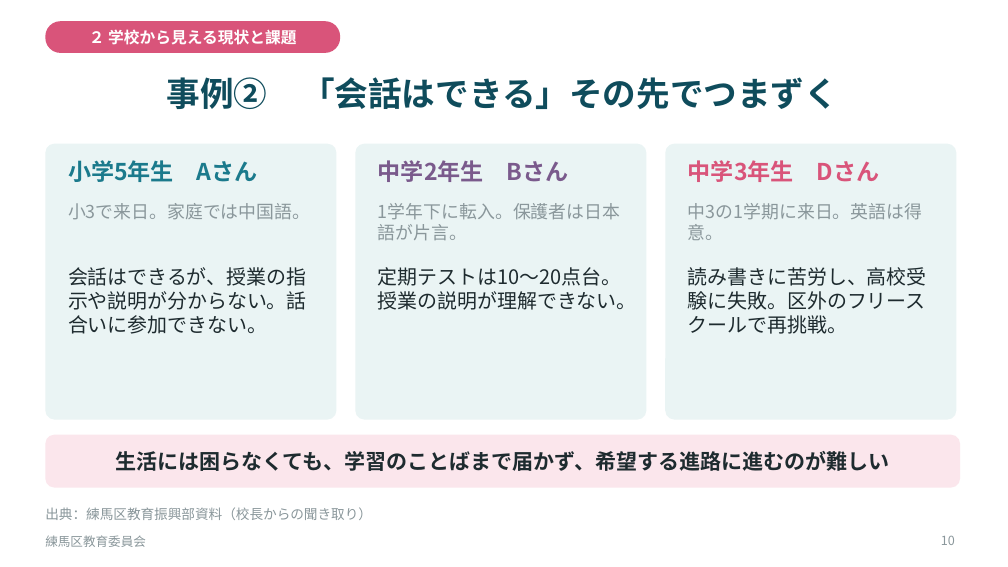
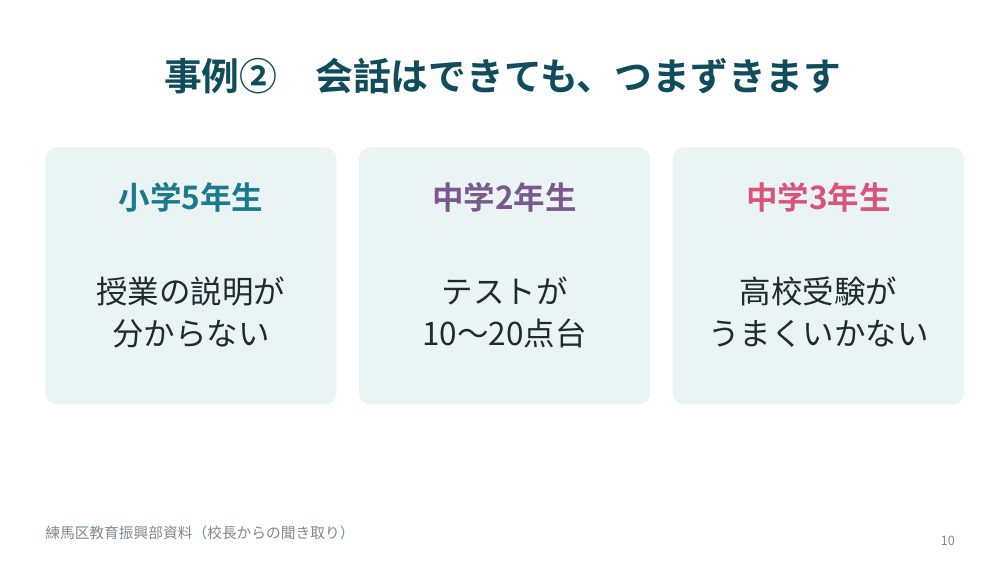
Before and after one commit to contynet730-star/con30, a slide deck: slide 10 of 民生児童委員研修/外国にルーツを持つ子どもたちと学校_R081125.pptx. Drawn at 1008x567 pixels with LibreOffice and Linux fonts; fonts in the diff are those of the drawing. Boxes give left, top, right and bottom in pixels: in the first picture for what was removed or moved away, otherwise in the second. Text is boxed around its words. In the diff, an @@ line names an element or a change of style, - is before the commit and + after.

```diff
--- a/民生児童委員研修/外国にルーツを持つ子どもたちと学校_R081125.pptx
+++ b/民生児童委員研修/外国にルーツを持つ子どもたちと学校_R081125.pptx
@@ rounded rectangle removed at [45, 21, 340, 53] @@
-２ 学校から見える現状と課題
@@ title at [164, 58, 841, 94]: text changed; size 32 to 36 pt @@
-事例② 「会話はできる」その先でつまずく
+事例② 会話はできても、つまずきます
@@ rounded rectangle: place and size @@
-rounded rectangle at [45, 144, 337, 420]
+rounded rectangle at [45, 147, 337, 405]
@@ rounded rectangle: place and size @@
-rounded rectangle at [355, 144, 647, 420]
+rounded rectangle at [359, 147, 650, 405]
@@ proportions changed in 3 elements at [45, 147, 337, 405], [359, 147, 650, 405], [673, 147, 964, 405] @@
@@ rounded rectangle: place and size @@
-rounded rectangle at [665, 144, 957, 420]
+rounded rectangle at [673, 147, 964, 405]
@@ text removed at [68, 203, 310, 220] @@
-小3で来日。家庭では中国語。
@@ text at [119, 182, 264, 212]: text changed; size 22 to 30 pt @@
-小学5年生 Aさん
+小学5年生
@@ text removed at [378, 203, 620, 241] @@
-1学年下に転入。保護者は日本語が片言。
@@ text at [432, 182, 577, 212]: text changed; size 22 to 30 pt @@
-中学2年生 Bさん
+中学2年生
@@ text removed at [688, 203, 922, 240] @@
-中3の1学期に来日。英語は得意。
@@ text at [746, 182, 891, 212]: text changed; size 22 to 30 pt @@
-中学3年生 Dさん
+中学3年生
@@ vertical alignment top to middle in 5 elements at [119, 182, 264, 212], [432, 182, 577, 212], [746, 182, 891, 212], [96, 276, 285, 348], [422, 276, 586, 348] @@
@@ text removed at [688, 267, 927, 334] @@
-読み書きに苦労し、高校受験に失敗。区外のフリースクールで再挑戦。
@@ text at [96, 276, 285, 348]: text changed; size 19 to 30 pt @@
-会話はできるが、授業の指示や説明が分からない。話合いに参加できない。
+授業の説明が
+分からない
@@ text at [422, 276, 586, 348]: text changed; size 19 to 30 pt @@
-定期テストは10～20点台。授業の説明が理解できない。
+テストが
+10～20点台
@@ text added at [708, 276, 928, 347], 30 pt, text #1E2B2F @@
+高校受験が
+うまくいかない
@@ rounded rectangle removed at [45, 435, 960, 488] @@
-生活には困らなくても、学習のことばまで届かず、希望する進路に進むのが難しい
@@ text at [45, 525, 354, 539]: text changed; size 13 to 14 pt; text colour #8A979B to #7C898D @@
-出典：練馬区教育振興部資料（校長からの聞き取り）
+練馬区教育振興部資料（校長からの聞き取り）
@@ text "練馬区教育振興部資料（校長からの聞き取り）" at [45, 525, 354, 539]: vertical alignment bottom to middle @@
@@ text removed at [45, 535, 146, 547] @@
-練馬区教育委員会
```
Also in this commit, not shown: 15 other slides changed, 5 slides added, 4 slides removed, 1 other file.
